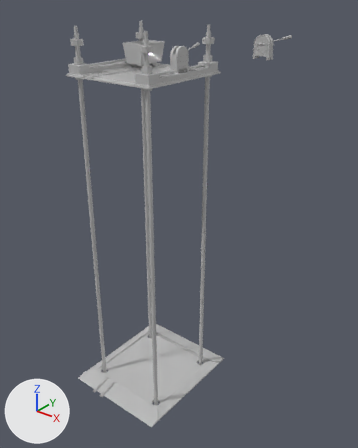
An edit to the FBX model Legende_unity/Assets/Prefabs/Prefabs_donjons/mine_des_laves/prefabs/mdl_ascenseur.FBX, drawn before and after from the same camera.
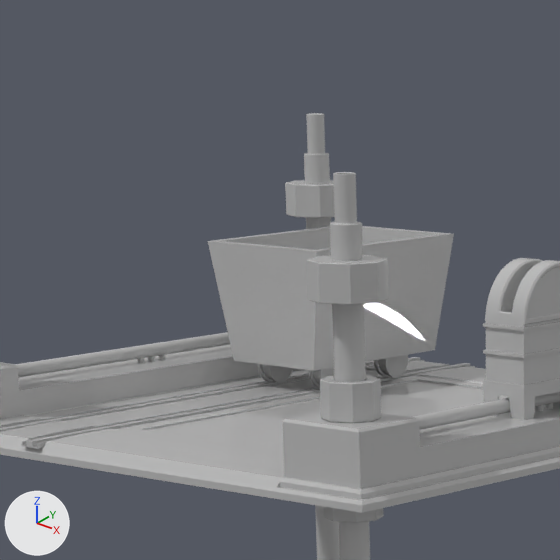
Each version appears first whole from a 50 mm camera at (33.29, -13.09, 47.61) aimed at (21.34, 1.84, 38.35), and next in a close-up on the part from 24% to 51% of the width and 0% to 22% of the height. Arrows for +X, +Y and +Z are at lower left; the lights stay in place. Objects named as collision shapes, trigger or cutter boxes, shadow casters or lower levels of detail are left out. Where no turn or scale is listed for an object, it has been applied to the vertices. Vertices at the same position are counted once.

Objects in the first close-up: 'ASC_CHARIOT', 'asc_pilier_01', 'asc_pilier_03', 'asc_structure_bords', 'asc_structure_engrenage_tournant_01', 'asc_structure_grille', 'asc_structure_mecanisme_base', 'asc_structure_rails', 'asc_structure_sol', 'asc_structure_tuyaux'.
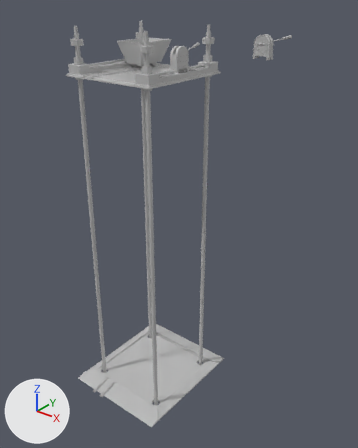
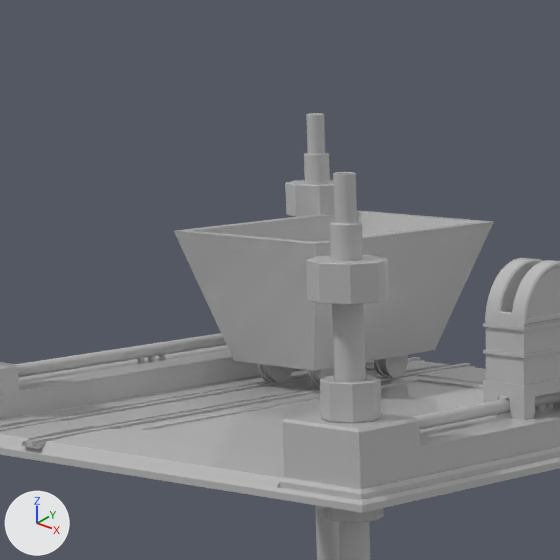
The change, as a diff of the scene's bpy script:
```diff
--- a/Legende_unity/Assets/Prefabs/Prefabs_donjons/mine_des_laves/prefabs/mdl_ascenseur.FBX.py
+++ b/Legende_unity/Assets/Prefabs/Prefabs_donjons/mine_des_laves/prefabs/mdl_ascenseur.FBX.py
@@ me_mesh @@
 me_mesh.from_pydata(...)  # 544 vertices, 1068 faces; spans x -0.5..0.5, y -0.344..1.056, z -0.007..0.927
 # used by ob_asc_chariot; location = (19.146, 1.997, 44.582)
+# me_mesh part 1: all 16 vertices in x -0.5..0.5, y -0.344..1.056, z 0.927 are scaled about their middle by (1.3, 1.3, 0.884), then moved by (0.0, 0.042, 0.069)
 me_mesh.materials.append(mat_material__46)
```

Changed parts and their boxes (x1, y1, x2, y2) in the close-ups (560 x 560 px; the box of a moved part takes in the faces that stretch with it):
'ASC_CHARIOT', reshaped (30% wider, 10% taller): before (208, 226, 454, 388); after (174, 210, 493, 388)
part 1 of me_mesh, moved or reshaped: before (208, 226, 454, 371); after (174, 210, 493, 371)
